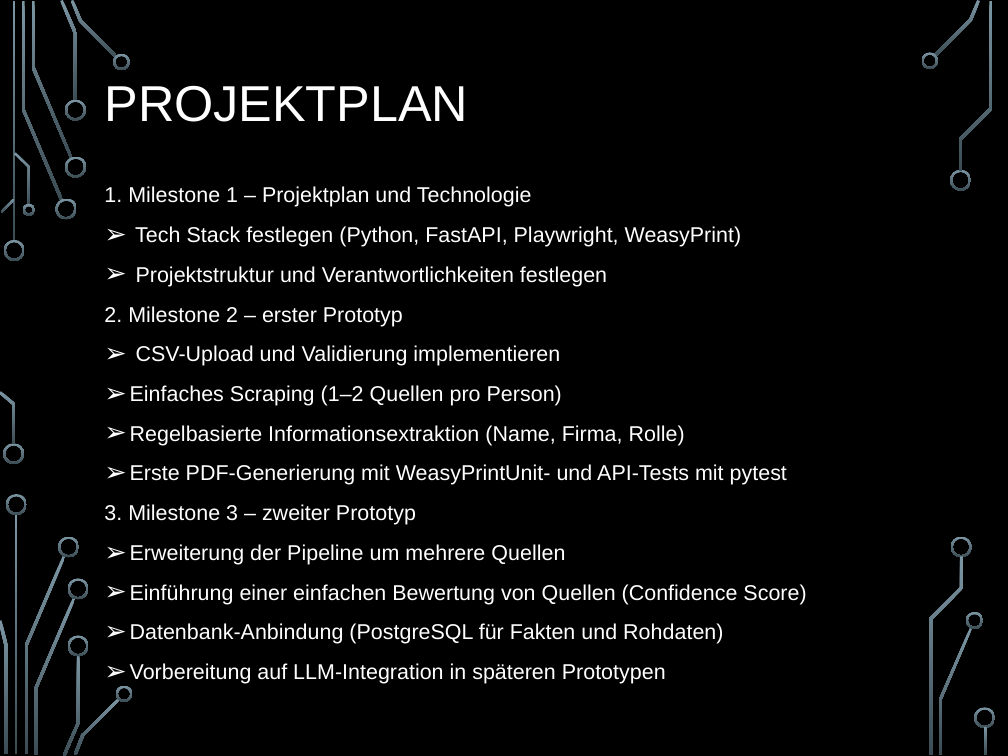
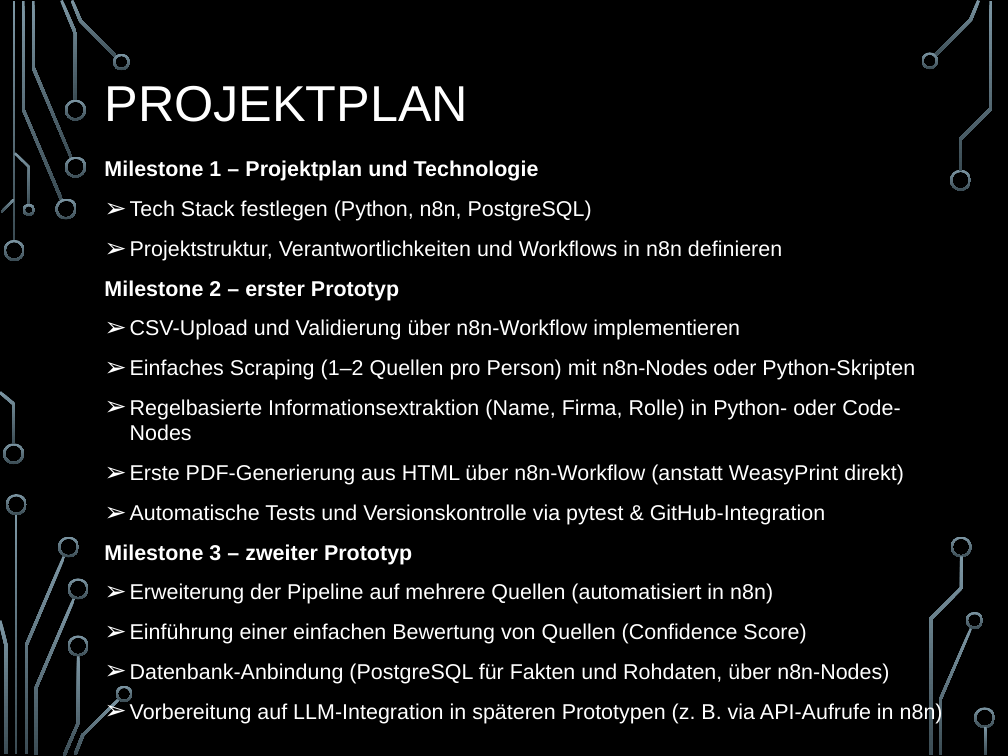
Before and after one commit to jodsals/LookUpAI, a slide deck: slide 5 of Dokumente/LookUpAI_Milestone1_Praesentation.pptx. Drawn at 1008x756 pixels with LibreOffice and Linux fonts; fonts in the diff are those of the drawing; background and template pictures are left out. Boxes give left, top, right and bottom in pixels: in the first picture for what was removed or moved away, otherwise in the second. Text is boxed around its words. In the diff, an @@ line names an element or a change of style, - is before the commit and + after.

Commit message:
präsentation milestone 1 aktualisiert

```diff
--- a/Dokumente/LookUpAI_Milestone1_Praesentation.pptx
+++ b/Dokumente/LookUpAI_Milestone1_Praesentation.pptx
@@ text "Milestone 1 – Projektplan und ...": place and size @@
-text "Milestone 1 – Projektplan und ..." at (104, 186, 806, 684)
+text "Milestone 1 – Projektplan und ..." at (104, 160, 943, 724)
@@ text at (104, 160, 915, 604): text changed @@
-1. Milestone 1 – Projektplan und Technologie
-➢ Tech Stack festlegen (Python, FastAPI, Playwright, WeasyPrint)
-➢ Projektstruktur und Verantwortlichkeiten festlegen
-2. Milestone 2 – erster Prototyp
-➢ CSV-Upload und Validierung implementieren
-➢ Einfaches Scraping (1–2 Quellen pro Person)
-➢ Regelbasierte Informationsextraktion (Name, Firma, Rolle)
-➢ Erste PDF-Generierung mit WeasyPrintUnit- und API-Tests mit pytest
-3. Milestone 3 – zweiter Prototyp
-➢ Erweiterung der Pipeline um mehrere Quellen
+Milestone 1 – Projektplan und Technologie
+➢ Tech Stack festlegen (Python, n8n, PostgreSQL)
+➢ Projektstruktur, Verantwortlichkeiten und Workflows in n8n definieren
+Milestone 2 – erster Prototyp
+➢ CSV-Upload und Validierung über n8n-Workflow implementieren
+➢ Einfaches Scraping (1–2 Quellen pro Person) mit n8n-Nodes oder Python-Skripten
+➢ Regelbasierte Informationsextraktion (Name, Firma, Rolle) in Python- oder Code-Nodes
+➢ Erste PDF-Generierung aus HTML über n8n-Workflow (anstatt WeasyPrint direkt)
+➢ Automatische Tests und Versionskontrolle via pytest & GitHub-Integration
+Milestone 3 – zweiter Prototyp
+➢ Erweiterung der Pipeline auf mehrere Quellen (automatisiert in n8n)
@@ text at (130, 663, 943, 724): text changed @@
-➢ Datenbank-Anbindung (PostgreSQL für Fakten und Rohdaten)
-➢ Vorbereitung auf LLM-Integration in späteren Prototypen
+➢ Datenbank-Anbindung (PostgreSQL für Fakten und Rohdaten, über n8n-Nodes)
+➢ Vorbereitung auf LLM-Integration in späteren Prototypen (z. B. via API-Aufrufe in n8n)
```
Also in this commit, not shown: 1 other slide changed, 1 other file.
